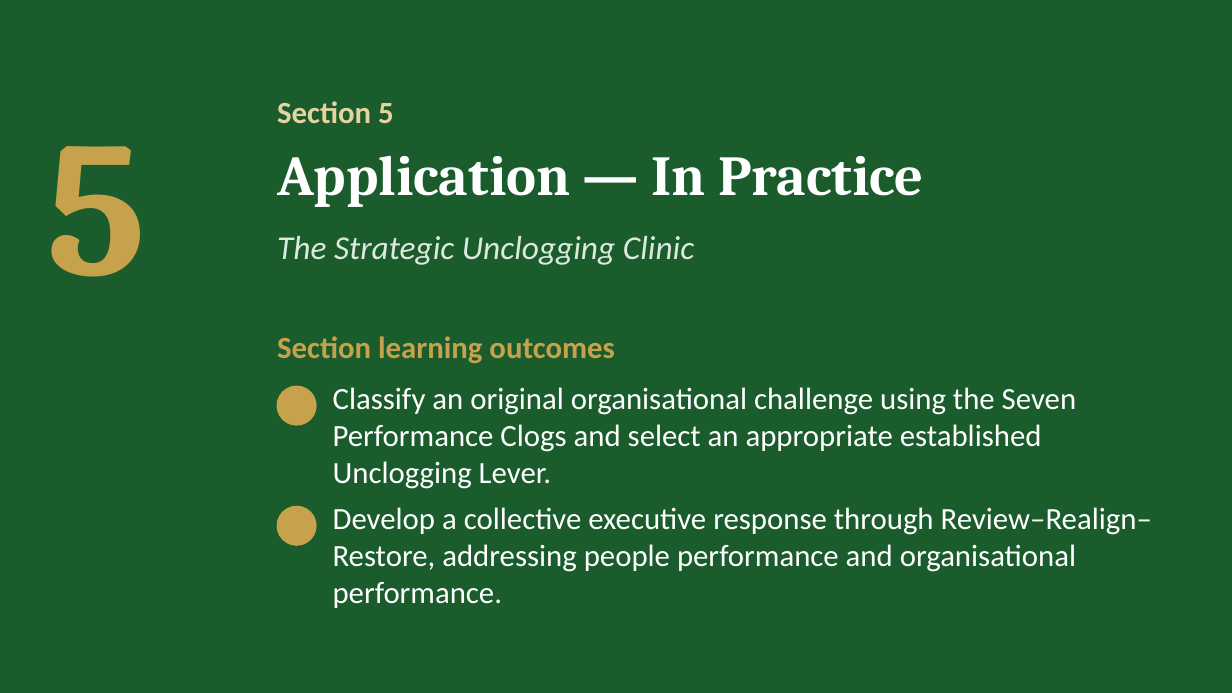
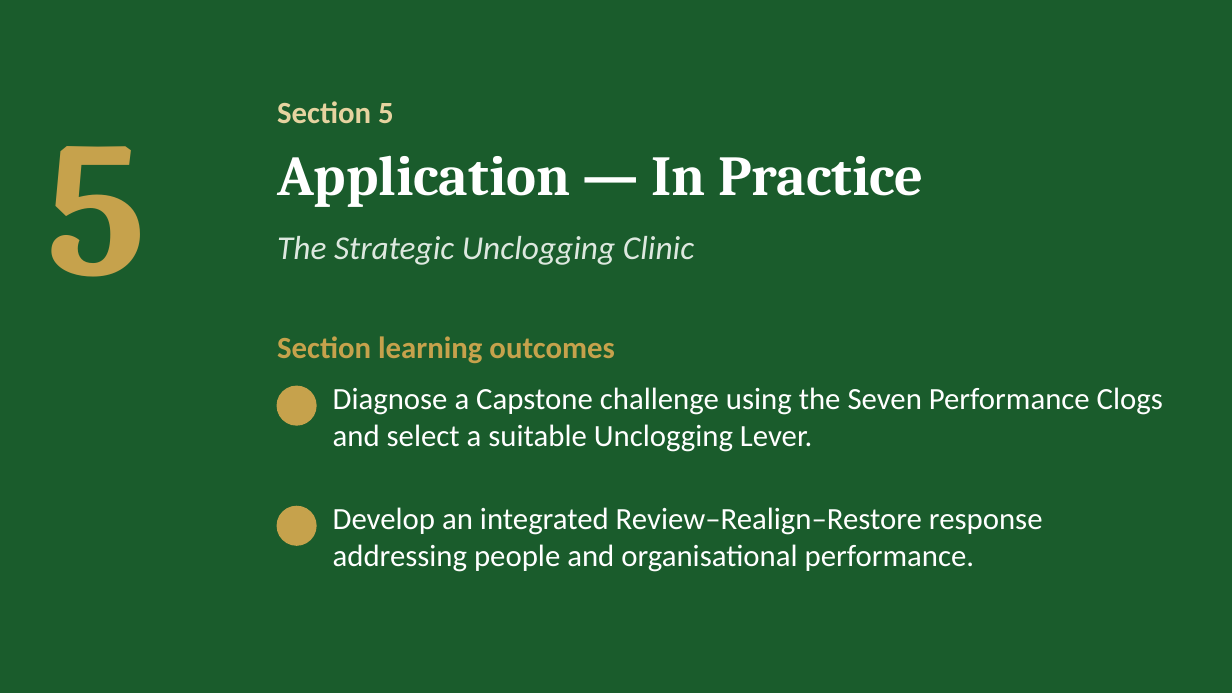
Before and after one commit to IBSL26/ibsl-platform, a slide deck: slide 24 of Unit decks/Unit 09 - Strategic Unclogging.pptx. Drawn at 1232x693 pixels with LibreOffice and Linux fonts; fonts in the diff are those of the drawing; background and template pictures are left out. Boxes give left, top, right and bottom in pixels: in the first picture for what was removed or moved away, otherwise in the second. Text is boxed around its words. In the diff, an @@ line names an element or a change of style, - is before the commit and + after.

```diff
--- a/Unit decks/Unit 09 - Strategic Unclogging.pptx
+++ b/Unit decks/Unit 09 - Strategic Unclogging.pptx
@@ text at (x1=333, y1=387, x2=1163, y2=452): text changed @@
-Classify an original organisational challenge using the Seven Performance Clogs and select an appropriate established Unclogging Lever.
+Diagnose a Capstone challenge using the Seven Performance Clogs and select a suitable Unclogging Lever.
@@ text at (x1=333, y1=507, x2=1043, y2=572): text changed @@
-Develop a collective executive response through Review–Realign–Restore, addressing people performance and organisational performance.
+Develop an integrated Review–Realign–Restore response addressing people and organisational performance.
```
Also in this commit, not shown: 5 other slides changed, 27 other files.
